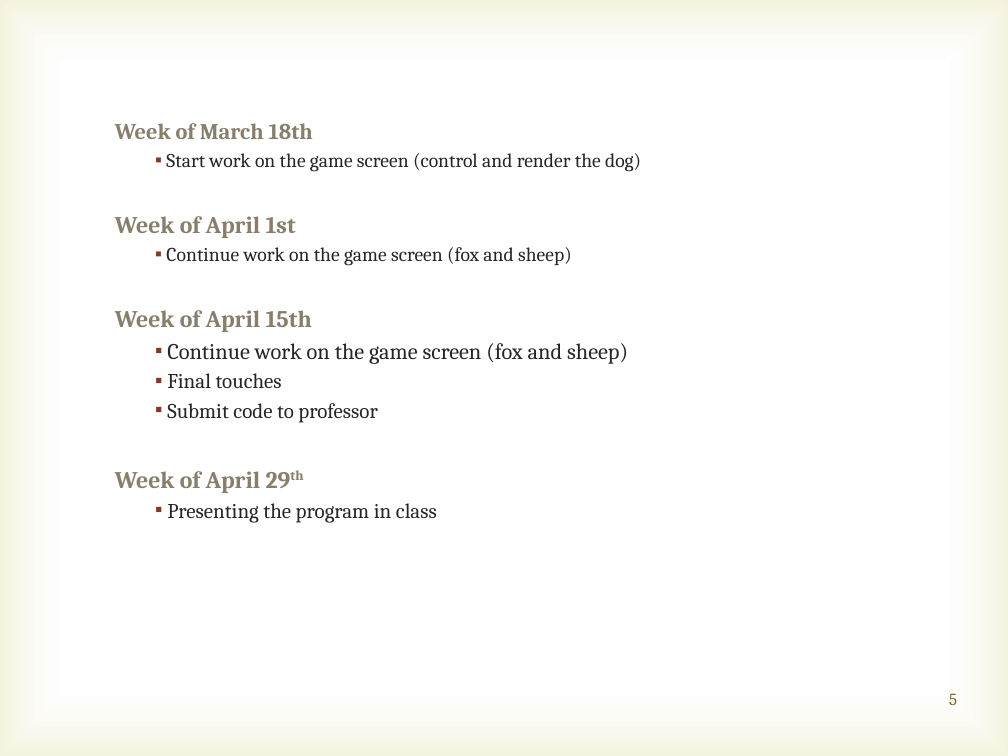
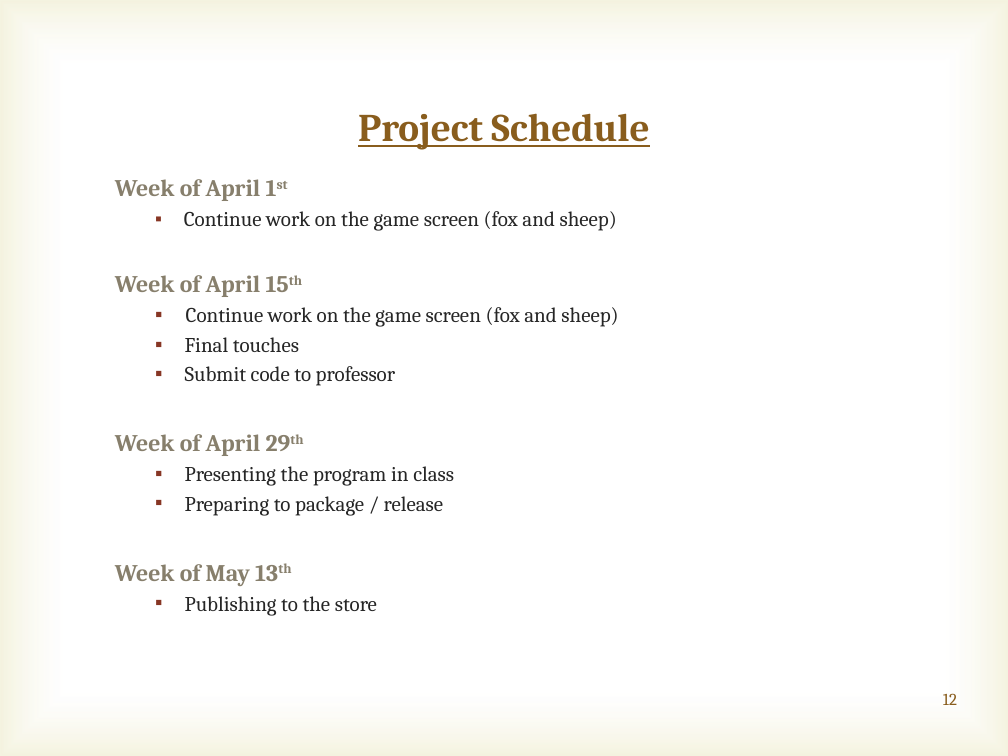
Before and after one commit to marcusvsilveira/lehman-android, a slide deck: slide 12 of Initial_presentation/Initial presentation.pptx (slide 5 before the commit). Drawn at 1008x756 pixels with LibreOffice and Linux fonts; fonts in the diff are those of the drawing; background and template pictures are left out. Boxes give left, top, right and bottom in pixels: in the first picture for what was removed or moved away, otherwise in the second. Text is boxed around its words. In the diff, an @@ line names an element or a change of style, - is before the commit and + after.

```diff
--- a/Initial_presentation/Initial presentation.pptx
+++ b/Initial_presentation/Initial presentation.pptx
@@ title added at <box>358,113,649,150</box>, 28 pt, text #895D1D, bold, underline @@
+Project Schedule
@@ text at <box>115,123,641,172</box>: paragraphs removed @@
-  Week of March 18th
-    ▪ Start work on the game screen (control and render the dog)
@@ text "Week of April 1st": place and size @@
-text "Week of April 1st" at <box>115,123,641,523</box>
+text "Week of April 1st" at <box>115,179,618,616</box>
@@ text at <box>115,179,618,327</box>: now superscript in "1st", "15th"; size 14 to 15 pt, size 16 to 15 pt in "Continue work on the game screen (fox ..." @@
@@ text at <box>115,496,443,616</box>: paragraphs added @@
+    ▪ Preparing to package / release
+  Week of May 13th
+    ▪ Publishing to the store
@@ page number at <box>943,693,957,705</box>: text changed @@
-5
+12
```
Also in this commit, not shown: 5 other slides changed, 7 slides added.
